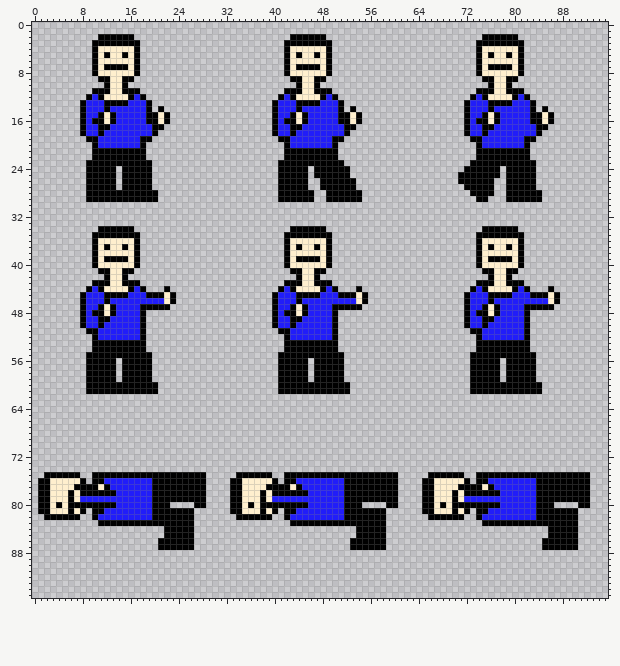
Two states of a sprite sheet, Don't_Funk_With_Me/core/assets/johnny_dansalot.png. This is how it looked before the edit.
The file is 96x96 pixels.
After the commit:
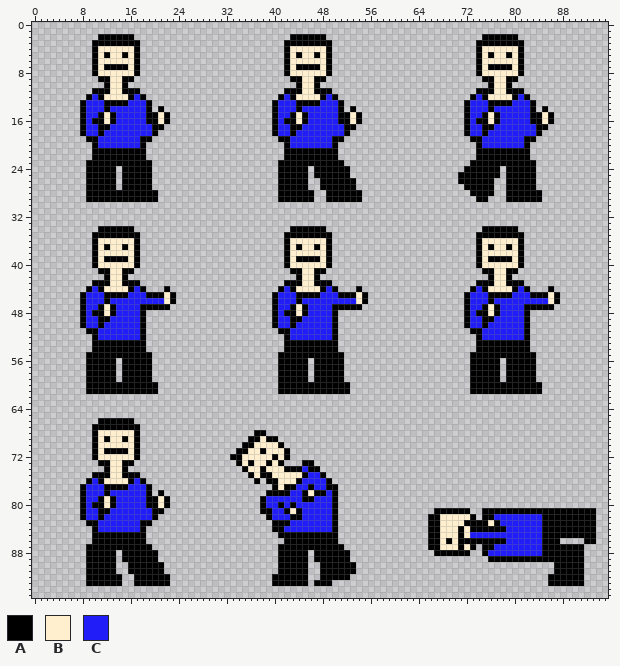
Palette (. is transparent): A #000000  B #ffefce  C #211df9
Difference:
Changed rows in their new state; - is an unchanged pixel.
first column x 1:
66 ----------AAAAAA-----------------------------------------------------------------------------
67 ---------AAAAAAAA----------------------------------------------------------------------------
68 ---------ABBBBBBA-------------------AA-------------------------------------------------------
69 ---------ABABBABA------------------AABAA-----------------------------------------------------
70 ---------ABBBBBBA-----------------AABBBBA----------------------------------------------------
71 ---------ABAAAABA----------------AABBABBBA---------------------------------------------------
72 ---------ABBBBBBA---------------AABBBBBABA---------------------------------------------------
73 ----------AABBAA-----------------ABABBABA---AA-----------------------------------------------
74 -----------ABBA-------------------ABBABBBAAACAA----------------------------------------------
75 -......-----BB---...........-----..-B--BBBBB-CC-............-----......--...................-
76 ........AC-BBBBA-A..........----....A.A-BBBA----A...........----........-...................-
77 .......-CCC-AAA---A.........----.......-B-AC-A--AA..........----............................-
78 .......-CCC-C-----A.-.......----......A---CC-BAA-A..........----............................-
79 .......A--ABA-----A-B-......----.....-C-----AA---A..........----............................-
80 .......-C--B------A-B-----..----.....-CC-C-CC----A....----..----......................----..-
81 .......-CC-A---------.....------.....-ACC-BA-----A........------..AAA-A--.-AAAAAAAA-------AAA
82 -......ACCA---------......-------.....-CCCAA-----A........---------BBBBBA.AA-------C------AAA
83 --------AACCCCCCC--.......-------------AAACCCCCCC-........-------AABBBBAAA-B-CCCCCCC------AAA
84 ---------ACCCCCCCA---.....-------------AACCCCCCCCA---.....-------AABBBABAAAAAACCCCCCA-----AAA
85 ---------AAAAAAAAA---.....--------------AAAAAAAAAA---.....-------AABBBABCCCCCCCCCCCCA-----AAA
86 ---------AAAAAAAAA--......---------------AAAAAAAAA--......-------AABABAAAAAAAACCCCCC---...-AA
87 --------AAAAAAAAAAA-......--------------AAAAAAAAAAA-......-------AABBBABA-AACCCCCCCC------A--
88 --------AAAAA-AAAAAA--------------------AAAAA-AAAAAA--------------AAAAAA--ACCCCCCCCCAAAAAAA--
89 --------AAAAA-AAAAAA--------------------AAAAA-AAAAAA-----------------------AAAAAAAAAAAAAAAA--
90 --------AAAAA--AAAAAA-------------------AAAAA--AAAAAA---------------------------------AAAAA--
91 --------AAAAA--AAAAAA-------------------AAAAA--AAAAAA---------------------------------AAAAA--
92 --------AAAAAA--AAAAAA-----------------AAAAAA--AAAAA---------------------------------AAAAAA--
93 --------AAAAAA--AAAAAA-----------------AAAAAA-AAA------------------------------------AAAAAA--
Changed places in both pictures, as pixel boxes (x1, y1, x2, y2):
changed: (38, 418, 206, 586)
changed: (230, 430, 596, 586)
